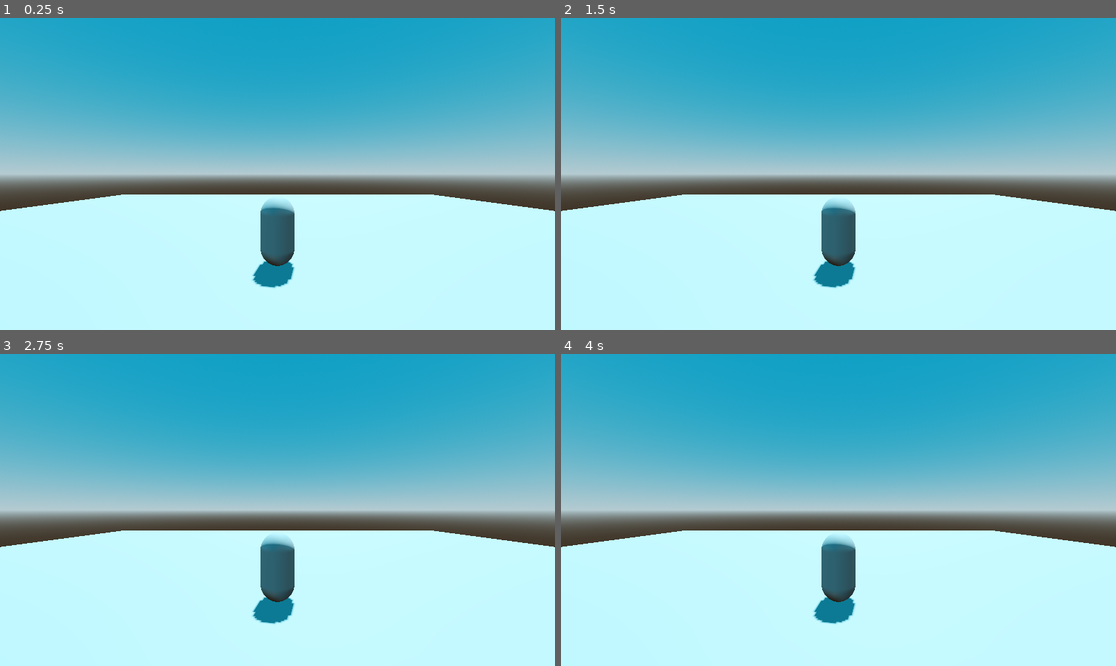
Above: before the commit, frames 1-4 (two rows, left to right).
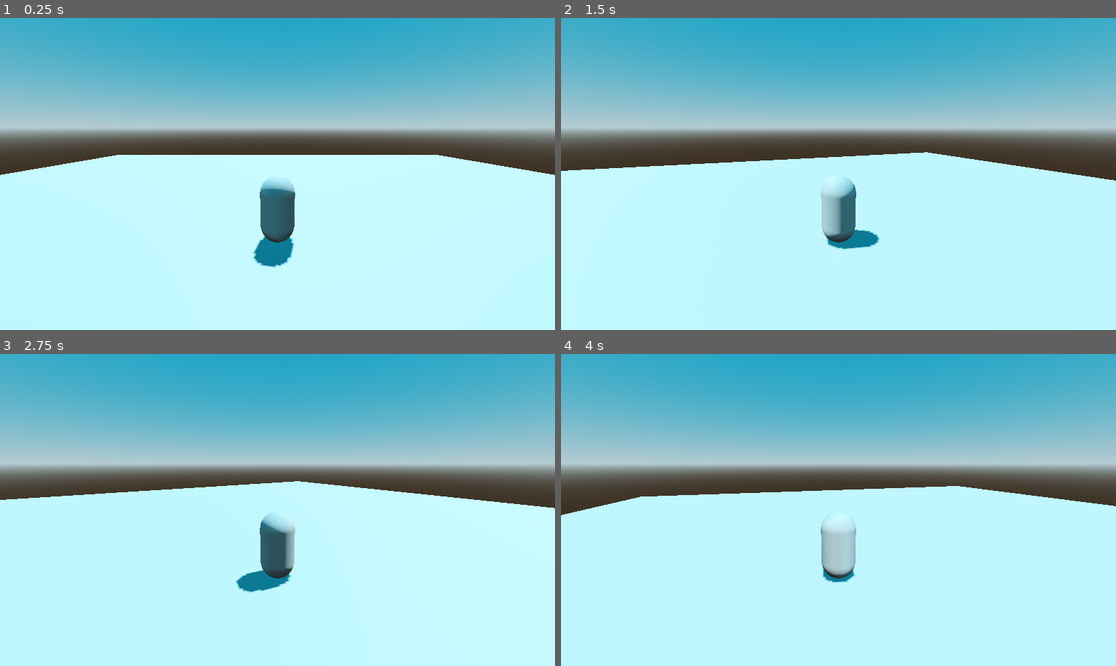
Above: after the commit, the same moments.

Repository: rCotche/gd_botw
Game: Godot game, scene res://scenes/levels/level.tscn
Two runs of this game, one before a commit and one after it. Both use one fixed random seed, a clock stepped at 60 frames per second and the inputs below.
Inputs (mouse positions are in pixels of both pictures, inside the frame that each line leads up to):
- Up to frame 1 (0.25 s): no input
- Up to frame 2 (1.5 s): tap Enter (ui_accept) at 0.5, 0.6, 0.77, 1.07, 1.35 s; move the mouse to (960, 158) at 0.52 s; hold D (right) 0.53-1.28 s; move the mouse to (727, 189) at 1.27 s; hold S (backward) from 1.28 s (still down)
- Up to frame 3 (2.75 s): tap Enter (ui_accept) at 1.52, 1.82, 2.1 s; move the mouse to (333, 441) at 2.02 s; release S (backward) at 2.03 s; hold D (right) from 2.03 s (still down)
- Up to frame 4 (4 s): move the mouse to (810, 572) at 2.77 s; release D (right) at 2.78 s; hold W (forward) 2.78-3.53 s; tap Enter (ui_accept) at 2.85, 3.02, 3.32, 3.6, 3.77 s; move the mouse to (1005, 556) at 3.52 s; hold A (left) from 3.53 s (still down)

The runs differ from the first frame. In frame 1, 56% of the frame differs, in the area x 0-100%, y 0-87%; in frame 2, 56%; in frame 3, 56%; in frame 4, 56%.

Commit message:
1:01:20, camera movement

Diff:
--- /dev/null
+++ b/scenes/entities/player/camera_controller.gd
@@ -0,0 +1,13 @@
+extends Node3D
+
+func _input(event: InputEvent) -> void:
+	if event is InputEventMouseMotion:
+		#print(event.relative)
+		#rotation.y += event.relative.x *0.005
+		rotate_from_vector(event.relative * 0.005)
+
+func rotate_from_vector(v: Vector2):
+	if v.length() == 0:return
+	rotation.y += v.x
+	#invert camera movement
+	#rotation.y -= v.x
--- /dev/null
+++ b/scenes/entities/player/camera_controller.tscn
@@ -0,0 +1,9 @@
+[gd_scene load_steps=2 format=3 uid="uid://7gok56jak6jr"]
+
+[ext_resource type="Script" path="res://scenes/entities/player/camera_controller.gd" id="1_o3pbr"]
+
+[node name="CameraController" type="Node3D"]
+script = ExtResource("1_o3pbr")
+
+[node name="Camera3D" type="Camera3D" parent="."]
+transform = Transform3D(1, 0, 0, 0, 0.975149, 0.221549, 0, -0.221549, 0.975149, 0, 3.31111, 5.56873)
--- a/scenes/entities/player/player.gd
+++ b/scenes/entities/player/player.gd
@@ -1,29 +1,14 @@
 extends CharacterBody3D
 
+#@export var base_speed: float = 4.0
+@export var base_speed := 4.0
 
-const SPEED = 5.0
-const JUMP_VELOCITY = 4.5
+var movement_input := Vector2.ZERO
 
+func _physics_process(_delta: float) -> void:
+	movement_input = Input.get_vector("left", "right", "forward", "backward")
 
-func _physics_process(delta: float) -> void:
-	# Add the gravity.
-	if not is_on_floor():
-		velocity += get_gravity() * delta
-
-	# Handle jump.
-	if Input.is_action_just_pressed("ui_accept") and is_on_floor():
-		velocity.y = JUMP_VELOCITY
-
-	# Get the input direction and handle the movement/deceleration.
-	# As good practice, you should replace UI actions with custom gameplay actions.
-	var input_dir := Input.get_vector("ui_left", "ui_right", "ui_up", "ui_down")
-	#transform.basis represente la rotation dans un espace 3d
-	var direction := (transform.basis * Vector3(input_dir.x, 0, input_dir.y)).normalized()
-	if direction:
-		velocity.x = direction.x * SPEED
-		velocity.z = direction.z * SPEED
-	else:
-		velocity.x = move_toward(velocity.x, 0, SPEED)
-		velocity.z = move_toward(velocity.z, 0, SPEED)
+	#movement_input est en 2d donc on es obliger de créer un Vector3
+	velocity = Vector3(movement_input.x, 0, movement_input.y) * base_speed
 
 	move_and_slide()
--- a/scenes/entities/player/player.tscn
+++ b/scenes/entities/player/player.tscn
@@ -1,6 +1,7 @@
-[gd_scene load_steps=4 format=3 uid="uid://dad6lj42o831l"]
+[gd_scene load_steps=5 format=3 uid="uid://dad6lj42o831l"]
 
 [ext_resource type="Script" path="res://scenes/entities/player/player.gd" id="1_d7n41"]
+[ext_resource type="PackedScene" uid="uid://7gok56jak6jr" path="res://scenes/entities/player/camera_controller.tscn" id="2_3bnka"]
 
 [sub_resource type="CapsuleMesh" id="CapsuleMesh_etiws"]
 
@@ -16,3 +17,5 @@
 [node name="CollisionShape3D" type="CollisionShape3D" parent="."]
 transform = Transform3D(1, 0, 0, 0, 1, 0, 0, 0, 1, 0, 1, 0)
 shape = SubResource("CapsuleShape3D_lpp5h")
+
+[node name="CameraController" parent="." instance=ExtResource("2_3bnka")]
--- a/scenes/levels/level.tscn
+++ b/scenes/levels/level.tscn
@@ -28,9 +28,6 @@
 transform = Transform3D(-0.981293, -0.171994, 0.0865037, 0, 0.449319, 0.893371, -0.192522, 0.876659, -0.440913, 0, 0, 0)
 shadow_enabled = true
 
-[node name="Camera3D" type="Camera3D" parent="."]
-transform = Transform3D(1, 0, 0, 0, 1, 0, 0, 0, 1, 0, 2.665, 6)
-
 [node name="Entities" type="Node3D" parent="."]
 
 [node name="Player" parent="Entities" instance=ExtResource("1_j7gkc")]
Not shown, changed: notes.txt
